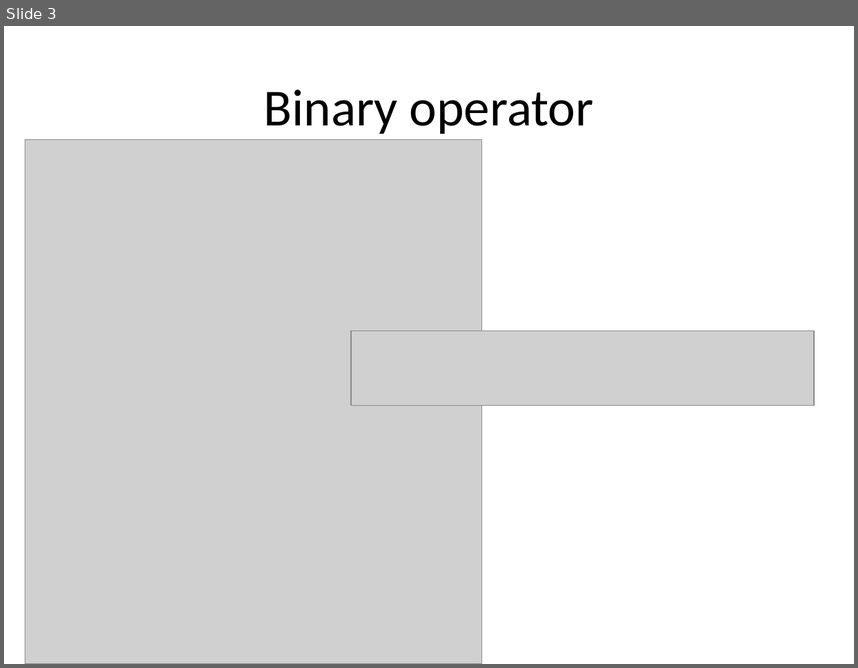
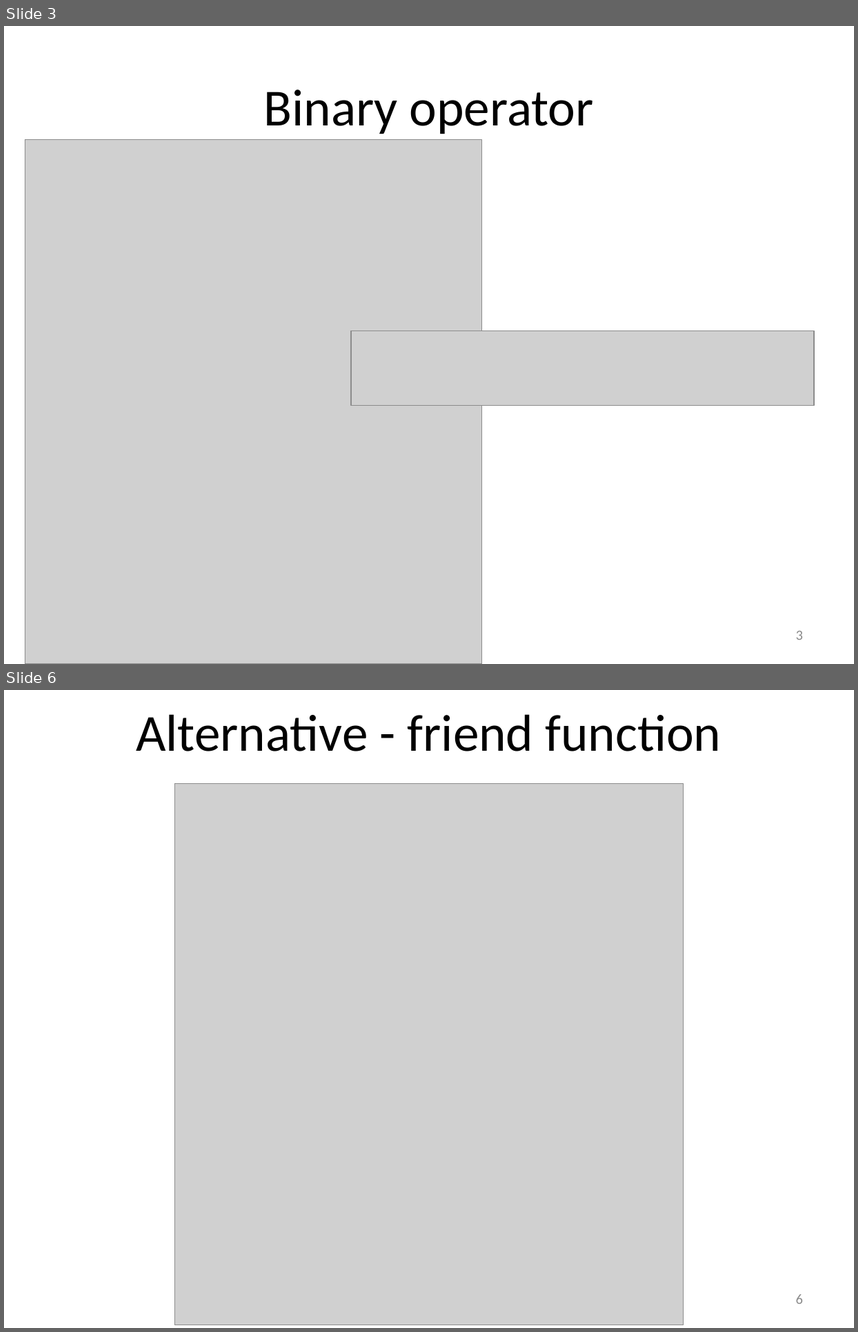
Before and after one commit to ajarntoe/DataStructCP_AjToe_Lecture, a slide deck: 08-customSOrt-OperatorOverloading/Overloading.pptx. Shown one above the other, each under a label of ours: slide 3 before the commit, slides 3 and 6 after it; the slides between them are not shown. The pictures are 858x668 and 858x1332 pixels, drawn with LibreOffice and Linux fonts; fonts in the diff are those of the drawing; grey boxes stand for pictures. Boxes give left, top, right and bottom in pixels: in the first picture for what was removed or moved away, otherwise in the second. Text is boxed around its words. In the diff, an @@ line names an element or a change of style, - is before the commit and + after.

```diff
--- a/08-customSOrt-OperatorOverloading/Overloading.pptx
+++ b/08-customSOrt-OperatorOverloading/Overloading.pptx
@@ slide 6 added at [4, 690, 854, 1328], background #FFFFFF @@
@@ title added at [136, 714, 721, 751], 44 pt, text #000000 @@
+Alternative - friend function
@@ picture added at [175, 784, 683, 1325] @@
@@ page number added at [796, 1294, 803, 1303], 12 pt, text #8C8C8C @@
+6
@@ slide 3 changed as well @@
@@ page number added at [796, 630, 803, 639], 12 pt, text #8C8C8C @@
+3
```
Also in this commit, not shown: 12 other slides changed, 2 other slides added, 1 slide removed, 18 other files.
